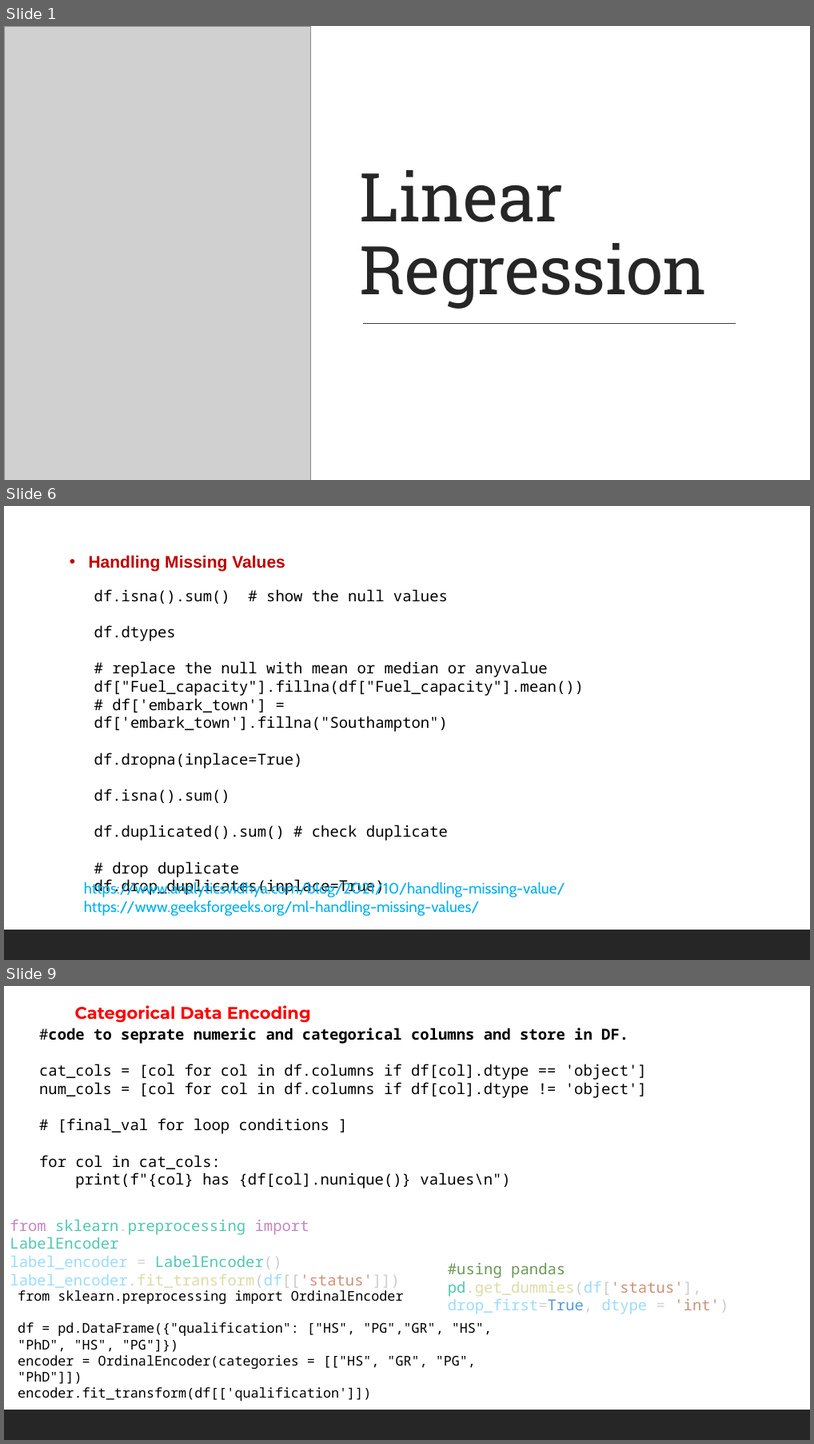
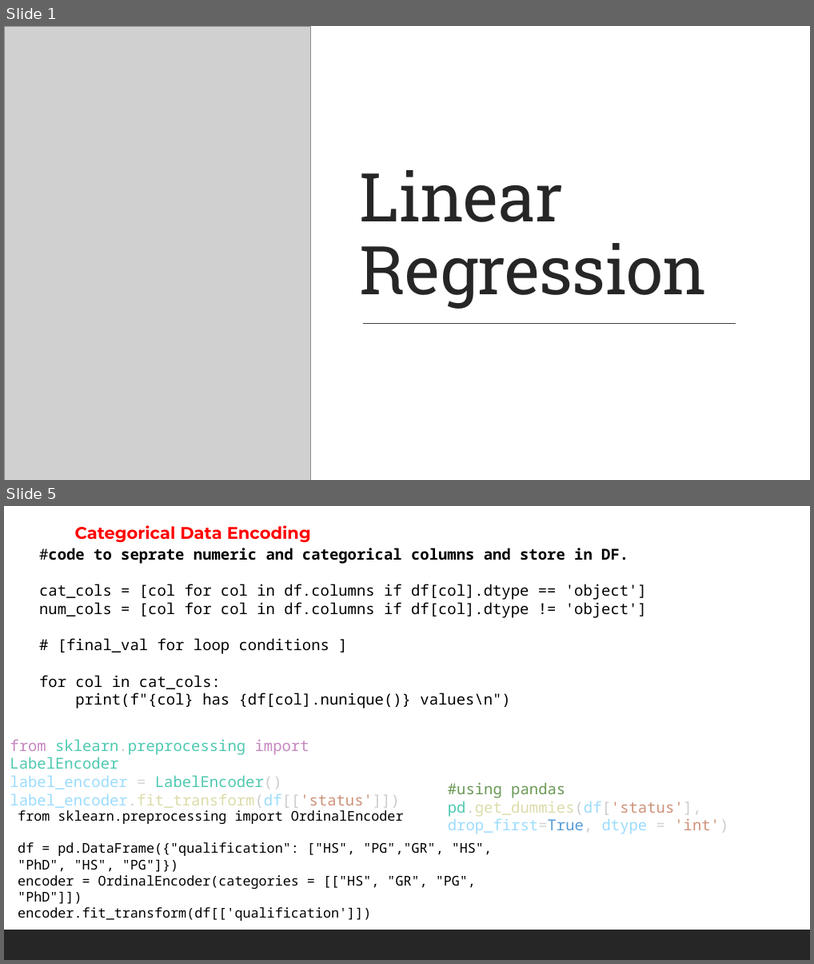
Before and after one commit to shahil04/ds_materials, a slide deck: 8.0_Machine Learning/ml_class/ml_class_notes/class_2_Linear Regression_class_2.pptx. Shown one above the other, each under a label of ours: slides 1, 6 and 9 before the commit, slides 1 and 5 after it; the slides between them are not shown. The pictures are 814x1444 and 814x964 pixels, drawn with LibreOffice and Linux fonts; fonts in the diff are those of the drawing; grey boxes stand for pictures. Boxes give left, top, right and bottom in pixels: in the first picture for what was removed or moved away, otherwise in the second. Text is boxed around its words. In the diff, an @@ line names an element or a change of style, - is before the commit and + after.

```diff
--- a/8.0_Machine Learning/ml_class/ml_class_notes/class_2_Linear Regression_class_2.pptx
+++ b/8.0_Machine Learning/ml_class/ml_class_notes/class_2_Linear Regression_class_2.pptx
@@ slide 6 removed at bbox=[4, 506, 810, 960], background #FFFFFF; not listed: 1 template element that a slide beside it also shows @@
@@ text removed at bbox=[89, 555, 286, 572] @@
-  • Handling Missing Values
@@ text removed at bbox=[94, 589, 584, 896] @@
-df.isna().sum() # show the null values
-df.dtypes
-# replace the null with mean or median or anyvalue
-df["Fuel_capacity"].fillna(df["Fuel_capacity"].mean())
-# df['embark_town'] = df['embark_town'].fillna("Southampton")
-df.dropna(inplace=True)
-df.isna().sum()
-df.duplicated().sum() # check duplicate
-# drop duplicate
-df.drop_duplicates(inplace=True)
@@ text removed at bbox=[84, 880, 566, 916] @@
-https://www.analyticsvidhya.com/blog/2021/10/handling-missing-value/
-https://www.geeksforgeeks.org/ml-handling-missing-values/
@@ what was slide 9 is now slide 5 @@
```
Also in this commit, not shown: 4 slides changed, 4 other slides removed, 54 other files.
